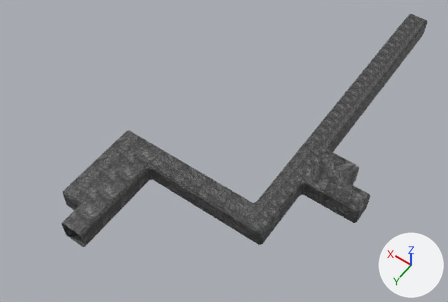
Renders of the glTF model dark_mantle/models/locations/location1.glb from each side of a commit.
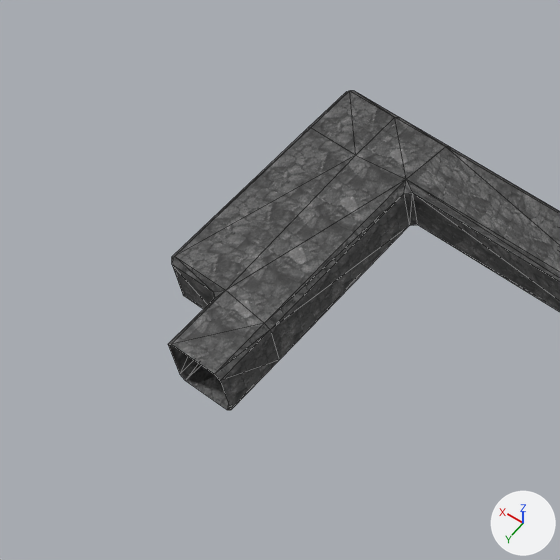
Each version is shown whole from a 50 mm camera at (-12.52, 41.0, 41.52) aimed at (6.68, 14.13, -0.71), then close up on the part from 0% to 46% of the width and 32% to 100% of the height. The lights are fixed; the arrows at lower right show +X, +Y and +Z. The close-ups show mesh edges as thin lines. Vertices at the same position are counted once.

The older version as bpy lines, for what is in view:
```python
me_cube_001 = bpy.data.meshes.new('Cube.001')
me_cube_001.from_pydata(...)  # 136 vertices, 262 faces; spans x -6.0..14.0, y -10.0..28.0, z -1.0..1.0
me_cube_001.materials.append(mat_material_001)  # picture img_black_stacked_stones
# before: 106 (10.2, 28.0, 1.0) at pixel (214, 374), 107 (10.0, 28.0, 0.8) at pixel (220, 380), 108 (10.0, 28.0, -0.8) at pixel (230, 410), 109 (10.2, 28.0, -1.0) at pixel (227, 410), 110 (12.0, 28.0, 0.8) at pixel (167, 344)
# before: 111 (11.8, 28.0, 1.0) at pixel (171, 344), 112 (11.8, 28.0, -1.0) at pixel (185, 380), 113 (12.0, 28.0, -0.8) at pixel (179, 374)
ob_cube = bpy.data.objects.new('Cube', me_cube_001)
ob_cube.location = (0.0, 0.0, 0.0)
```
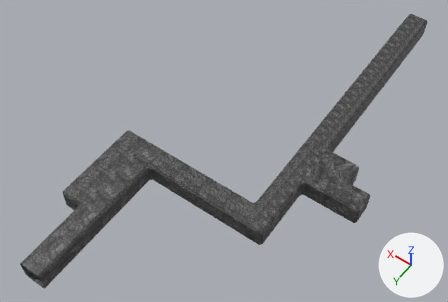
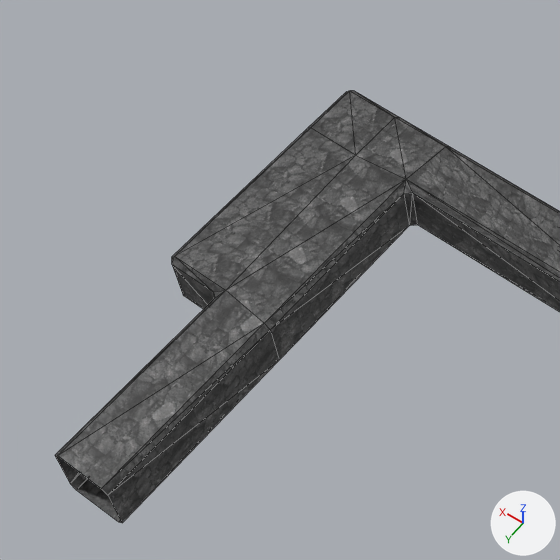
Patch to the scene script:
```diff
--- a/dark_mantle/models/locations/location1.glb.py
+++ b/dark_mantle/models/locations/location1.glb.py
@@ me_cube_001 @@
 me_cube_001.from_pydata(...)  # 136 vertices, 262 faces; spans x -6.0..14.0, y -10.0..28.0, z -1.0..1.0
 # used by ob_cube; location = (0.0, 0.0, 0.0)
+# me_cube_001 part 1
+for i in [*range(106, 114)]: me_cube_001.vertices[i].co += Vector((0.0, 4.2, 0.0))
 me_cube_001.materials.append(mat_material_001)
```

Changed parts and their boxes [x1, y1, x2, y2] in the close-ups (560 x 560 px; the box of a moved part takes in the faces that stretch with it):
'Cube', reshaped
    before: [168, 91, 560, 410]
    after: [55, 91, 560, 523]
part 1 of me_cube_001, moved or reshaped
    before: [168, 291, 279, 410]
    after: [55, 291, 279, 523]
